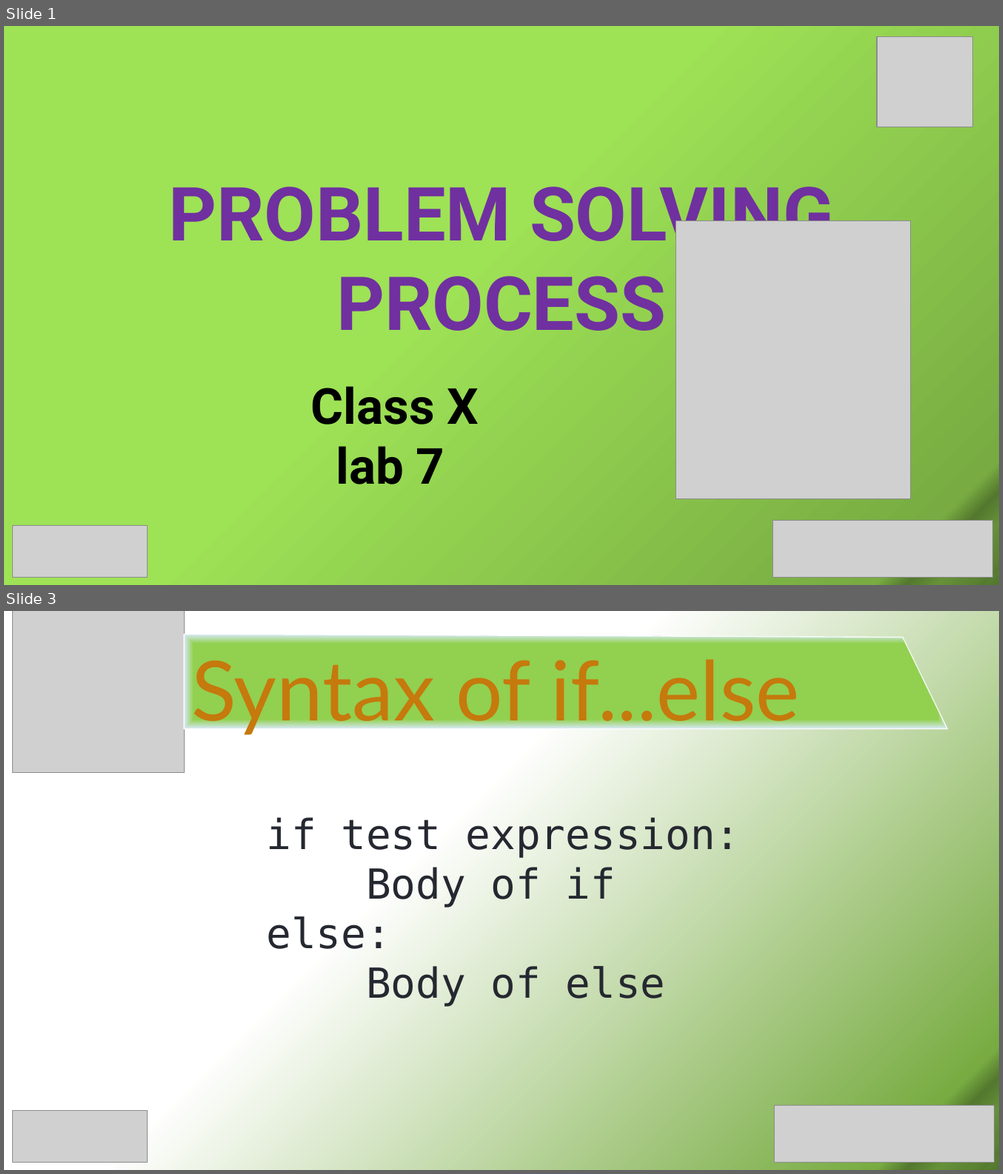
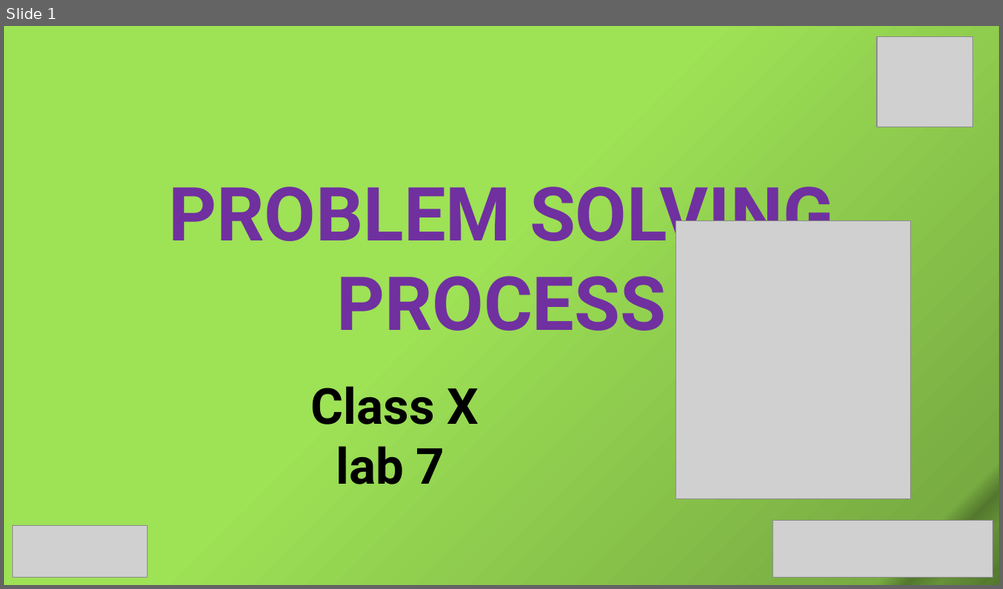
Before and after one commit to SabitDeepto/IIDP, a slide deck: class 10/lab 7 (psp)/2. Presentation/PSP_9.pptx. Shown one above the other, each under a label of ours: slides 1 and 3 before the commit, slide 1 after it; the slides between them are not shown. The pictures are 1003x1174 and 1003x589 pixels, drawn with LibreOffice and Linux fonts; fonts in the diff are those of the drawing; grey boxes stand for pictures. Boxes give left, top, right and bottom in pixels: in the first picture for what was removed or moved away, otherwise in the second. Text is boxed around its words. In the diff, an @@ line names an element or a change of style, - is before the commit and + after.

```diff
--- a/class 10/lab 7 (psp)/2. Presentation/PSP_9.pptx
+++ b/class 10/lab 7 (psp)/2. Presentation/PSP_9.pptx
@@ slide 3 removed at (4, 611, 999, 1170), background gradient #FFFFFF to #78AC42 to #54782E to #659138 to #5C8433 to #557A2F to #577D30 to #52762D @@
@@ picture removed at (13, 611, 184, 773) @@
@@ freeform shape removed at (184, 634, 947, 729) @@
@@ text removed at (191, 659, 800, 735) @@
-Syntax of if...else
@@ text removed at (266, 815, 740, 1007) @@
-if test expression: Body of if else: Body of else
@@ picture removed at (13, 1111, 148, 1162) @@
@@ picture removed at (774, 1105, 994, 1163) @@
```
Also in this commit, not shown: 1 slide changed, 6 slides added, 2 other slides removed, 2 other files.
